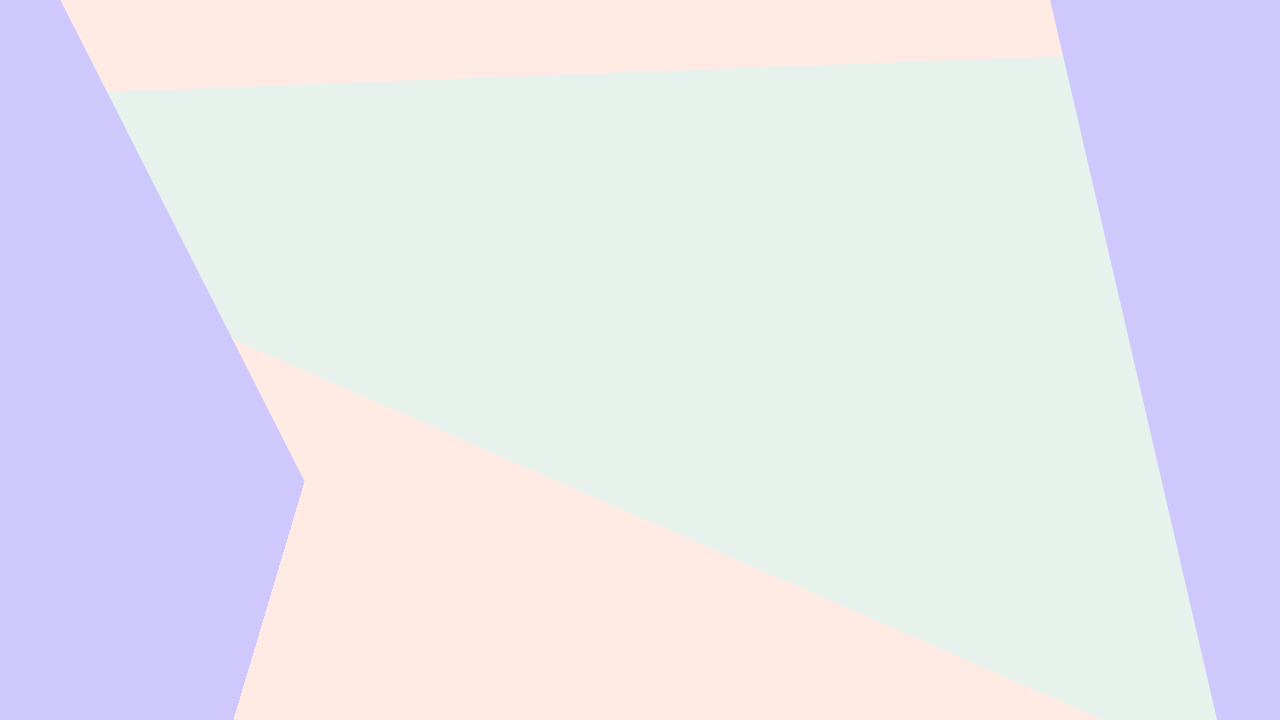
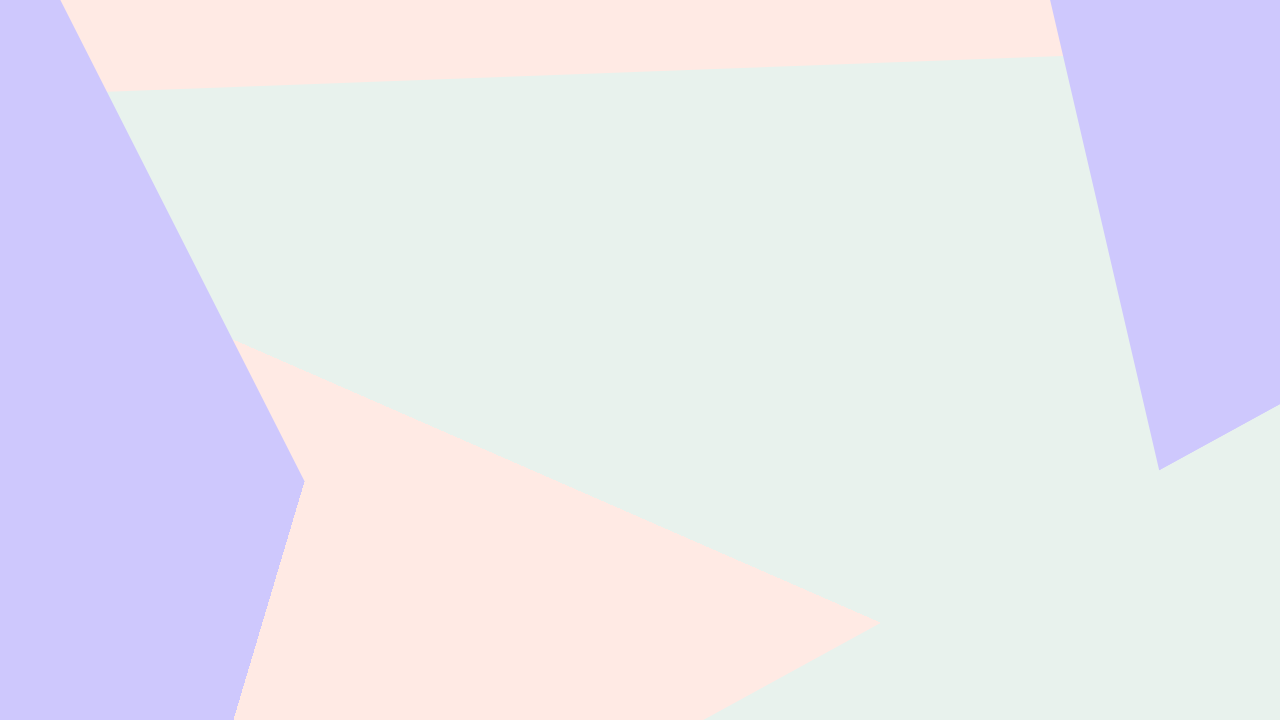
Comparing the layer stacks of the two 1280×720 images. Changes:
added layer "Light Teal" above "Text" over [704,404,1280,720]
